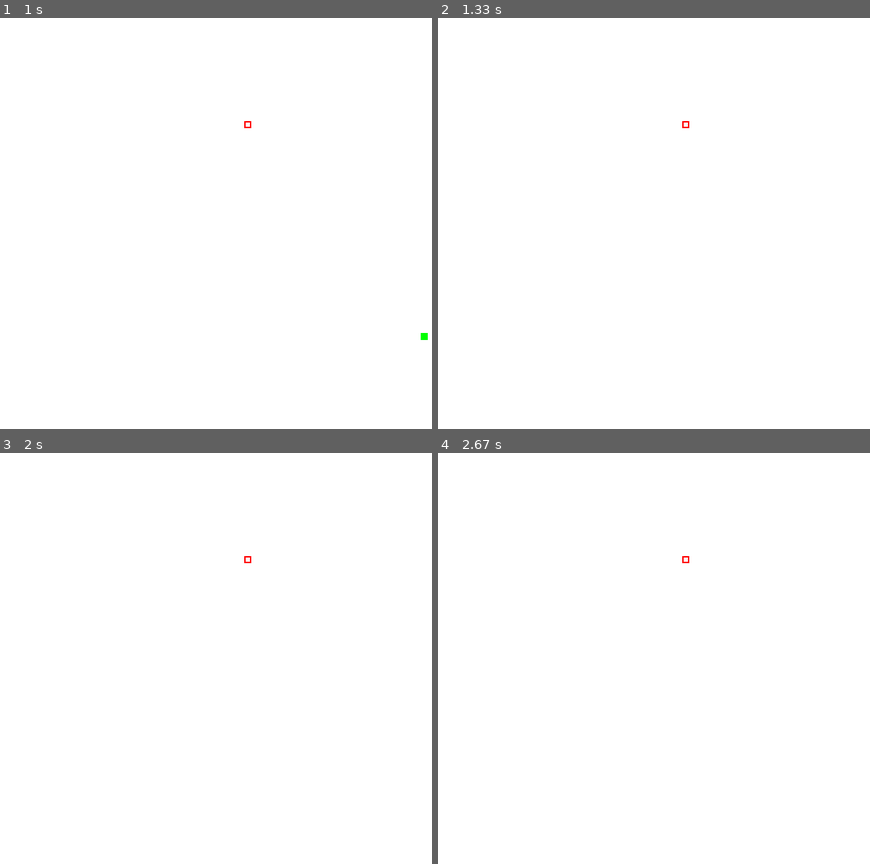
Above: before the commit, frames 1-4 (two rows, left to right).
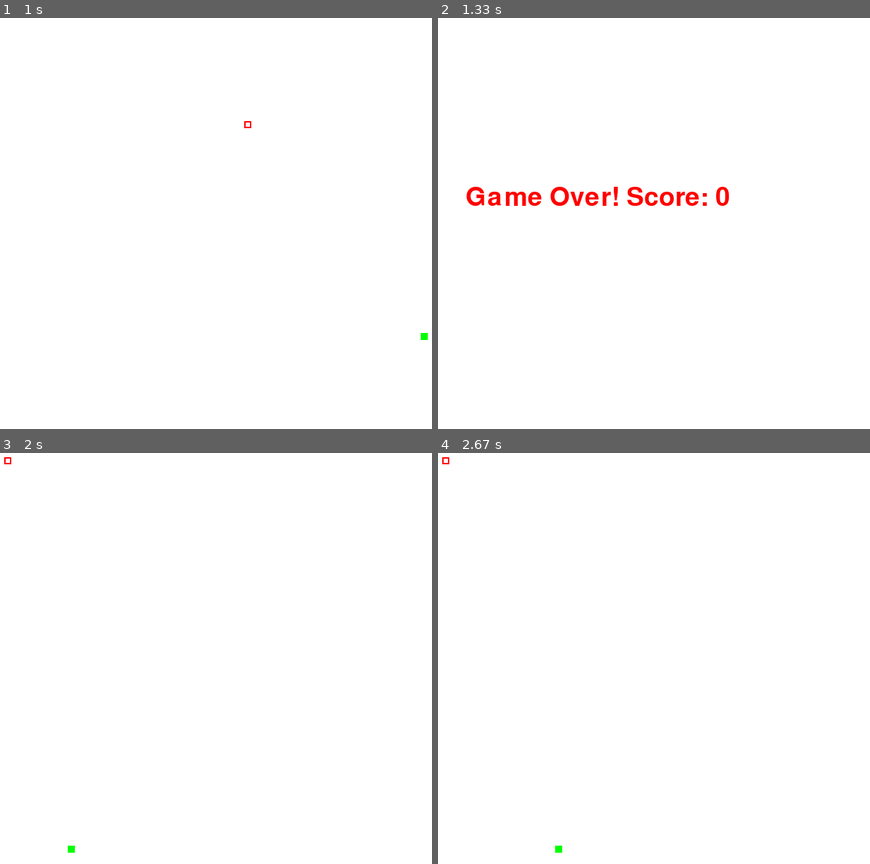
Above: after the commit, the same moments.

Repository: liwuyou/Games-based-on-Pygame
Game: pygame game, started from 2.Snake/main.py
The game is run twice, just before and just after one commit, with the same random seed, the same clock (stepped at 60 frames per second) and the same inputs.
Inputs:
- Up to frame 1 (1 s): hold R 0.33-0.8 s; hold Right 0.33-0.8 s; hold Right from 0.83 s (still down)
- Up to frame 2 (1.33 s): release Right at 1.3 s
- Up to frame 3 (2 s): hold R from 1.67 s (still down); hold Right from 1.67 s (still down)
- Up to frame 4 (2.67 s): release R at 2.13 s; release Right at 2.13 s

Frame 1 is identical in both runs. In frame 2, 1.2% of the frame differs, in the area x 6-68%, y 25-46%; in frame 3, less than 0.1%; in frame 4, less than 0.1%.

Commit message:
snake v2.5

Diff:
--- a/2.Snake/main.py
+++ b/2.Snake/main.py
@@ -79,6 +79,9 @@
         pygame.display.set_caption(title)
         self.clock = pygame.time.Clock()
         self.bg_color = (255, 255, 255)
+        self.game_state = "RUNNING"  # RUNNING/GAME_OVER
+        self.score = 0
+        self.font = pygame.font.SysFont(None, 55)
 
         # 初始化贪吃蛇
         self.snake = Snake()
@@ -91,33 +94,33 @@
             elif event.type == pygame.KEYDOWN:
                 if event.key == pygame.K_ESCAPE:
                     return False
+                # 处理重新开始
+                elif event.key == pygame.K_r and self.game_state == "GAME_OVER":
+                    self.__init__()  # 重置游戏
+                    return True
                 # 处理方向键输入
-                elif event.key == pygame.K_UP:
+                elif event.key == pygame.K_UP and self.game_state == "RUNNING":
                     self.snake.change_direction((0, -1))  # 上
-                elif event.key == pygame.K_DOWN:
+                elif event.key == pygame.K_DOWN and self.game_state == "RUNNING":
                     self.snake.change_direction((0, 1))   # 下
-                elif event.key == pygame.K_LEFT:
+                elif event.key == pygame.K_LEFT and self.game_state == "RUNNING":
                     self.snake.change_direction((-1, 0))  # 左
-                elif event.key == pygame.K_RIGHT:
+                elif event.key == pygame.K_RIGHT and self.game_state == "RUNNING":
                     self.snake.change_direction((1, 0))   # 右
         return True
 
 
     def update(self):
-        """更新游戏状态（此处可添加控制逻辑）"""
-        # 检查蛇是否死亡
+        """更新游戏状态"""
+        if self.game_state == "GAME_OVER":
+            return
+
         if self.snake.dead():
-            # 游戏结束处理
-            # 屏幕显示game over，显示分数
-            font = pygame.font.SysFont(None, 55)
-            text = font.render(f"Game Over, score: {len(self.snake.body) - 1}", True, (255, 0, 0))
-            self.screen.blit(text, (self.screen.get_width() // 2 - text.get_width() // 2, self.screen.get_height() // 2 - text.get_height() // 2))
-            pygame.display.flip()
-            # pygame.time.wait(1000)
+            self.score = len(self.snake.body) - 1
+            self.game_state = "GAME_OVER"
             return
 
         # 移动蛇
-
         self.snake.move()
         if self.snake.body[0] == self.snake.food_position:
             self.snake.body.append(self.snake.body[-1])
@@ -128,11 +131,18 @@
     def render(self):
         """渲染游戏画面"""
         self.screen.fill(self.bg_color)
-        # 绘画snake和食物
-        for segment in self.snake.body:
-            pygame.draw.rect(self.screen, self.snake.body_color, (segment[0] * self.snake.tile_size, segment[1] * self.snake.tile_size, self.snake.tile_size, self.snake.tile_size))
-        pygame.draw.rect(self.screen, self.snake.food_color, (self.snake.food_position[0] * self.snake.tile_size, self.snake.food_position[1] * self.snake.tile_size, self.snake.tile_size, self.snake.tile_size), 2)
-        print(f"Food position: {self.snake.food_position}")
+
+        if self.game_state == "RUNNING":
+            # 绘画snake和食物
+            for segment in self.snake.body:
+                pygame.draw.rect(self.screen, self.snake.body_color, (segment[0] * self.snake.tile_size, segment[1] * self.snake.tile_size, self.snake.tile_size, self.snake.tile_size))
+            pygame.draw.rect(self.screen, self.snake.food_color, (self.snake.food_position[0] * self.snake.tile_size, self.snake.food_position[1] * self.snake.tile_size, self.snake.tile_size, self.snake.tile_size), 2)
+        else:
+            # 游戏结束画面
+            text = self.font.render(f"Game Over! Score: {self.score}", True, (255, 0, 0))
+            restart = self.font.render("Press R to restart", True, (255, 255, 255))
+            self.screen.blit(text, (self.screen.get_width() // 2 - text.get_width() // 2, self.screen.get_height() // 2 - 50))
+            self.screen.blit(restart, (self.screen.get_width() // 2 - restart.get_width() // 2, self.screen.get_height() // 2 + 50))
 
         pygame.display.flip()
 
Not shown, changed: 2.Snake/readme.md
